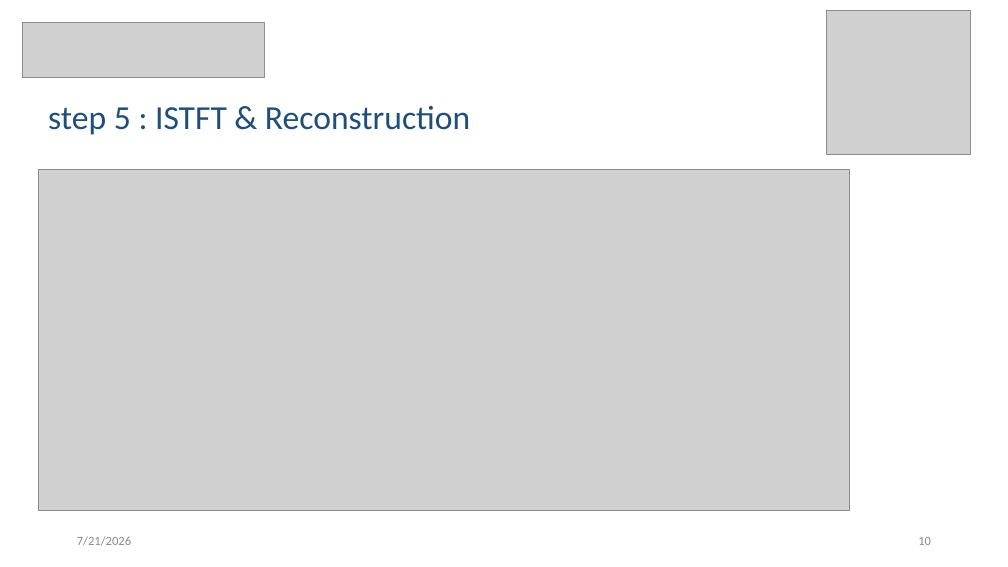
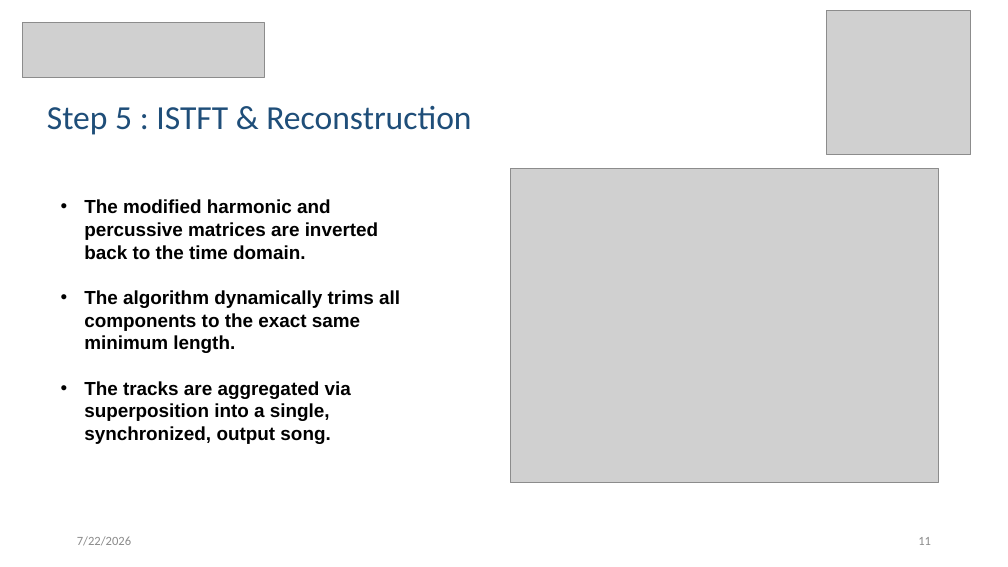
Before and after one commit to matangranottau/Final_Project, a slide deck: slide 11 of final presentation.pptx (slide 10 before the commit). Drawn at 1008x567 pixels with LibreOffice and Linux fonts; fonts in the diff are those of the drawing; grey boxes stand for pictures. Boxes give left, top, right and bottom in pixels: in the first picture for what was removed or moved away, otherwise in the second. Text is boxed around its words. In the diff, an @@ line names an element or a change of style, - is before the commit and + after.

```diff
--- a/final presentation.pptx
+++ b/final presentation.pptx
@@ text at box(47, 106, 471, 135): text changed @@
-step 5 : ISTFT & Reconstruction
+Step 5 : ISTFT & Reconstruction
@@ picture removed at box(39, 169, 850, 510) @@
@@ picture added at box(510, 168, 939, 482) @@
@@ text added at box(84, 199, 400, 444), 18 pt, text #000000, bold @@
+• The modified harmonic and percussive matrices are inverted back to the time domain.
+• The algorithm dynamically trims all components to the exact same minimum length.
+• The tracks are aggregated via superposition into a single, synchronized, output song.
@@ text at box(77, 536, 131, 546): text changed @@
-7/21/2026
+7/22/2026
@@ page number at box(918, 537, 931, 545): text changed @@
-10
+11
```
Also in this commit, not shown: 15 other slides changed, 2 slides added, 2 slides removed, 1 other file.
